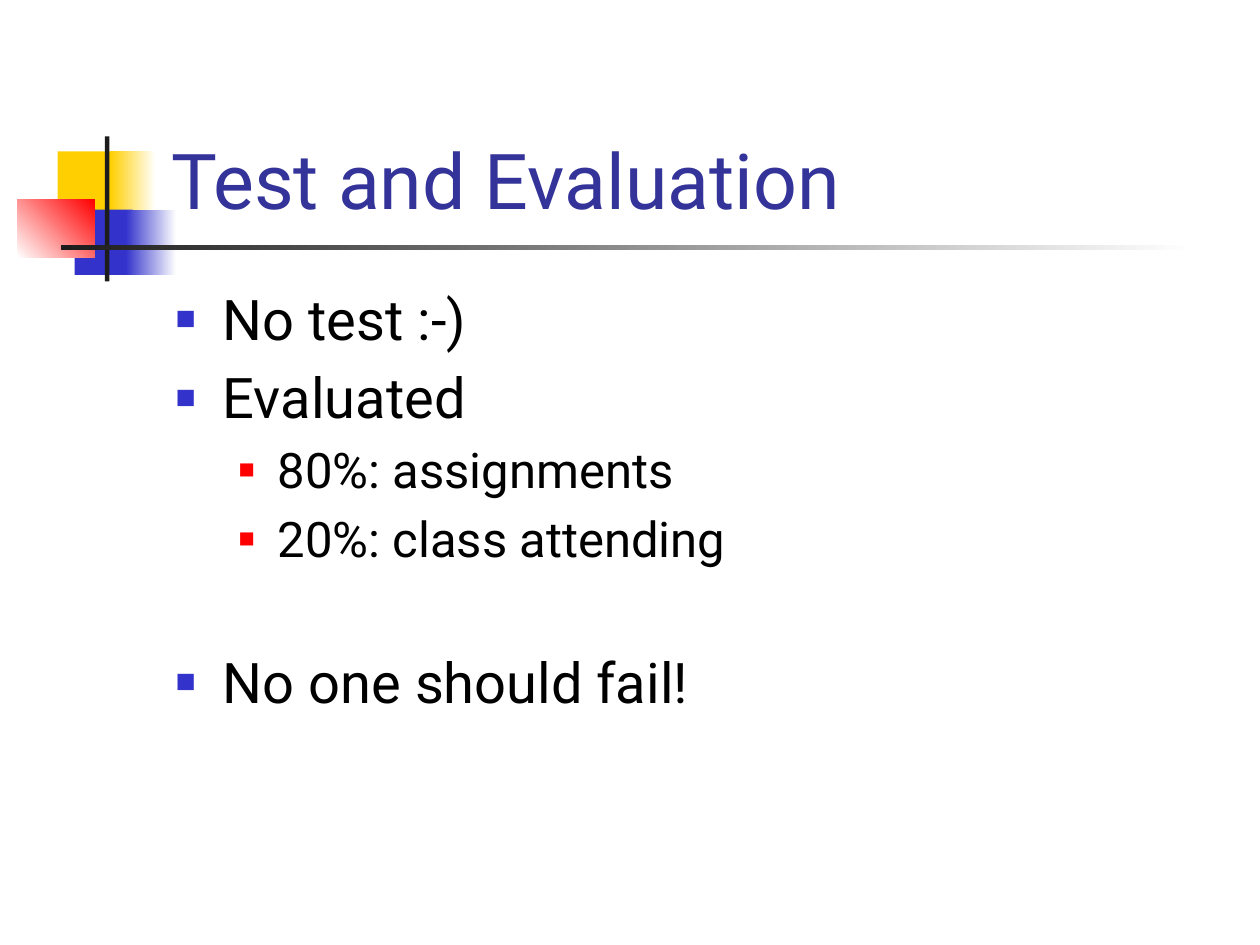
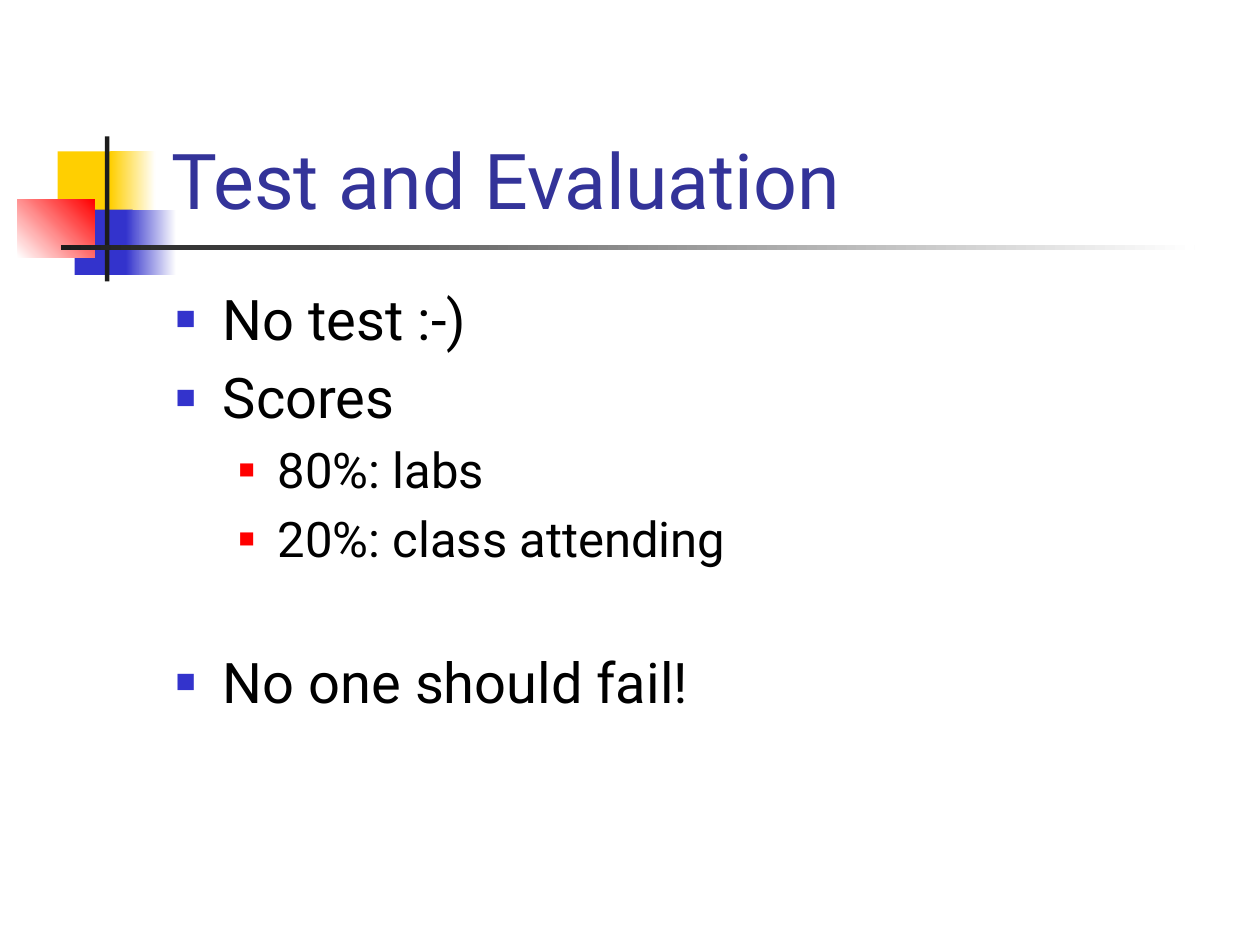
Before and after one commit to csslab-ustc/csslab-ustc.github.io, a slide deck: slide 14 of courses/sysprog/slides/lec01-overview.pptx (slide 13 before the commit). Drawn at 1260x945 pixels with LibreOffice and Linux fonts; fonts in the diff are those of the drawing. Boxes give left, top, right and bottom in pixels: in the first picture for what was removed or moved away, otherwise in the second. Text is boxed around its words. In the diff, an @@ line names an element or a change of style, - is before the commit and + after.

```diff
--- a/courses/sysprog/slides/lec01-overview.pptx
+++ b/courses/sysprog/slides/lec01-overview.pptx
@@ text at (223,377,484,489): text changed @@
-■ Evaluated
-  ■ 80%: assignments
+■ Scores
+  ■ 80%: labs
```
Also in this commit, not shown: 9 other slides changed, 2 slides added, 1 slide removed, 28 other files.
